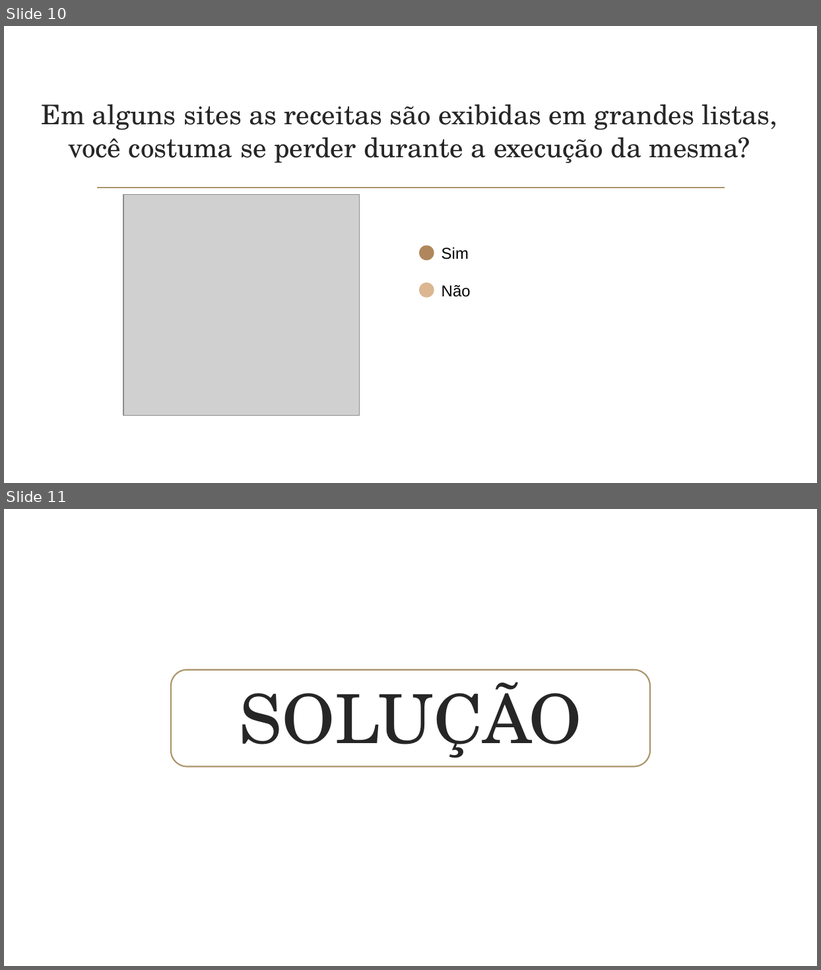
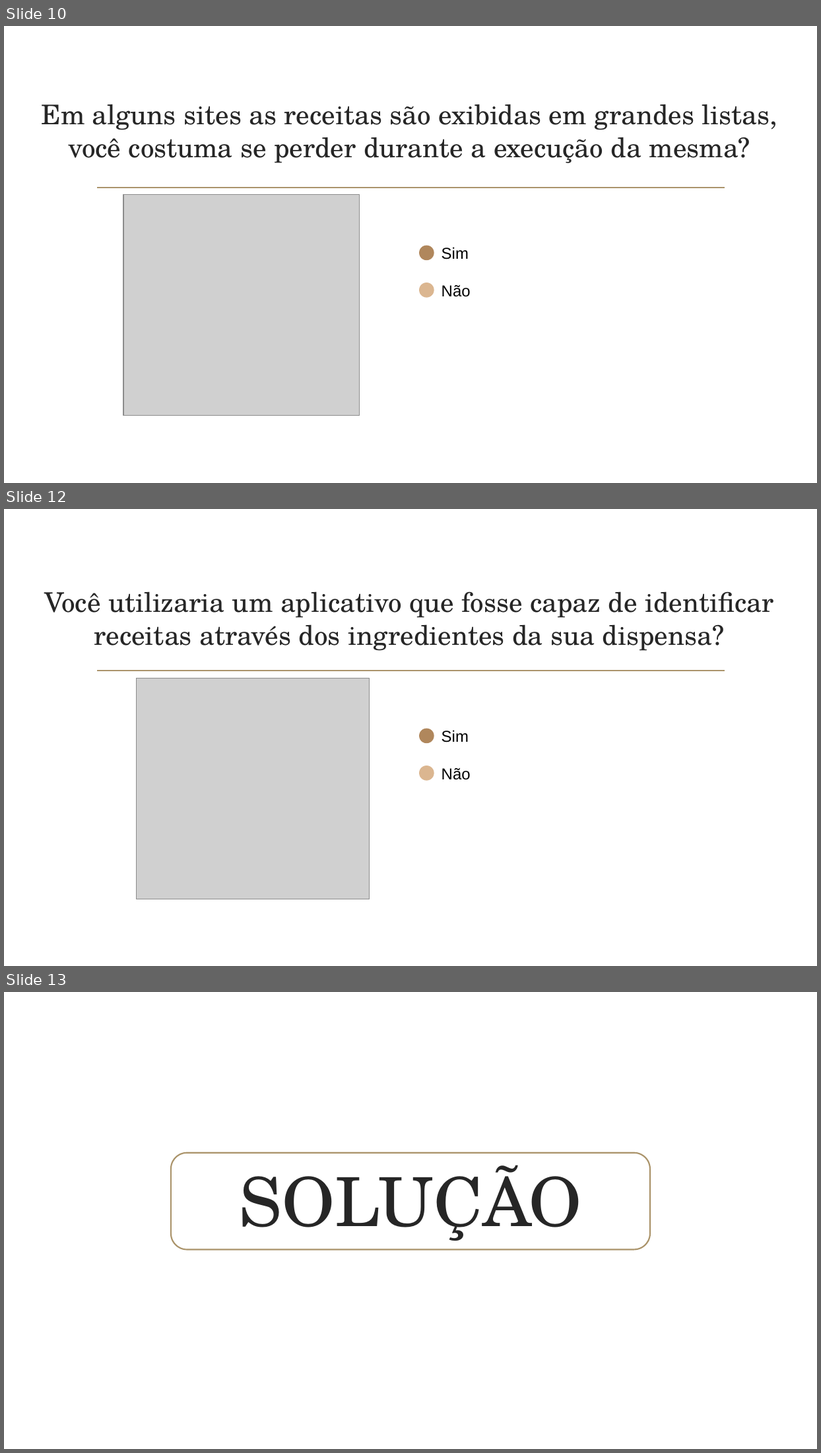
Before and after one commit to papletscook/letscook-doc, a slide deck: projeto/LetsCook_04.pptx. Shown one above the other, each under a label of ours: slides 10 and 11 before the commit, slides 10, 12 and 13 after it; the slides between them are not shown. The pictures are 821x970 and 821x1453 pixels, drawn with LibreOffice and Linux fonts; fonts in the diff are those of the drawing; grey boxes stand for pictures; background and template pictures are left out. Boxes give left, top, right and bottom in pixels: in the first picture for what was removed or moved away, otherwise in the second. Text is boxed around its words. In the diff, an @@ line names an element or a change of style, - is before the commit and + after.

```diff
--- a/projeto/LetsCook_04.pptx
+++ b/projeto/LetsCook_04.pptx
@@ slide 12 added at <box>4,509,817,966</box>, background picture (left out); not listed: 1 template element that a slide beside it also shows @@
@@ title added at <box>44,591,774,651</box>, 24 pt, text #262626 @@
+Você utilizaria um aplicativo que fosse capaz de identificar receitas através dos ingredientes da sua dispensa?
@@ picture added at <box>137,678,369,899</box> @@
@@ ellipse added at <box>420,729,433,743</box>, fill #B0875C, outline #B0875C 1.25 pt @@
@@ text added at <box>442,730,471,780</box>, 14 pt, text #000000 @@
+Sim
+Não
@@ ellipse added at <box>420,767,433,780</box>, fill #DBB690, outline #DBB690 1.25 pt @@
@@ what was slide 11 is now slide 13 @@
```
Also in this commit, not shown: 3 slides changed, 1 other slide added.
